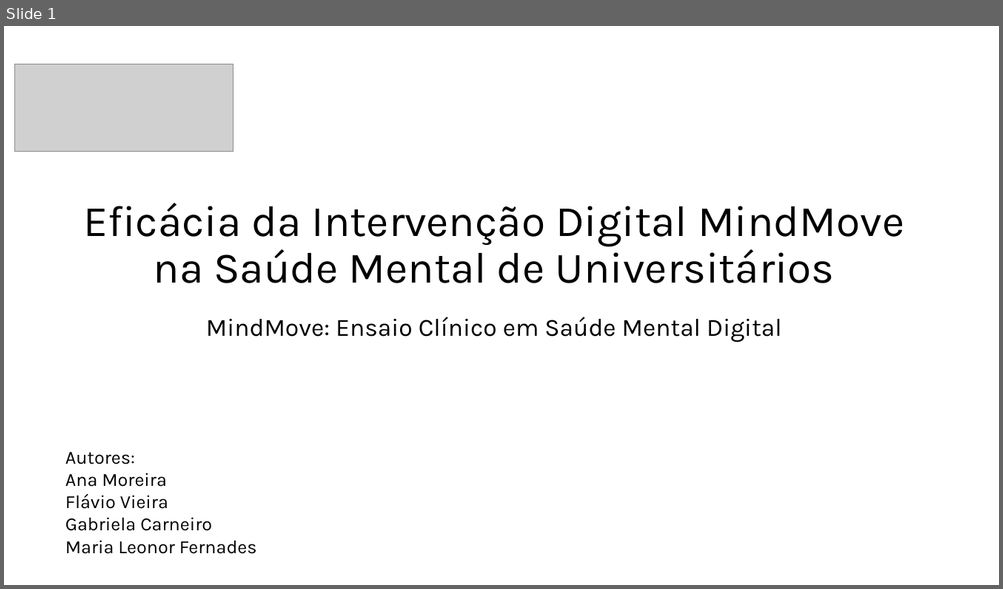
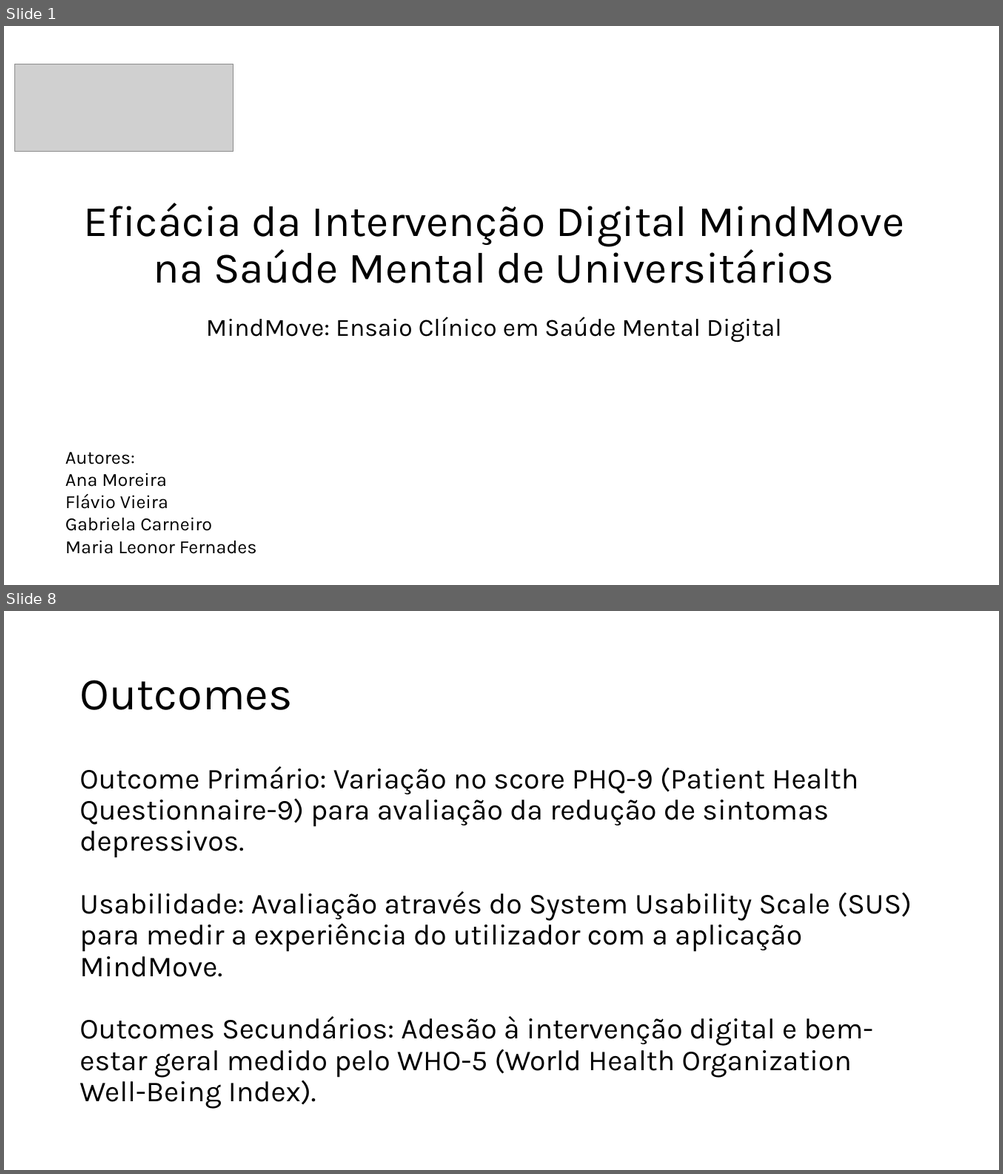
Before and after one commit to sofiawxys/Projeto_FerramentasProdutividade_G_2_E3, a slide deck: projeto_fp_tp10.pptx. Shown one above the other, each under a label of ours: slide 1 before the commit, slides 1 and 8 after it; the slides between them are not shown. The pictures are 1003x589 and 1003x1174 pixels, drawn with LibreOffice and Linux fonts; fonts in the diff are those of the drawing; grey boxes stand for pictures; background and template pictures are left out. Boxes give left, top, right and bottom in pixels: in the first picture for what was removed or moved away, otherwise in the second. Text is boxed around its words. In the diff, an @@ line names an element or a change of style, - is before the commit and + after.

```diff
--- a/projeto_fp_tp10.pptx
+++ b/projeto_fp_tp10.pptx
@@ slide 8 added at box(4, 611, 999, 1170), background #FFFFFF @@
@@ title added at box(79, 680, 292, 710), 44 pt, text #000000 @@
+Outcomes
@@ text added at box(79, 766, 911, 1109), 28 pt, text #000000 @@
+Outcome Primário: Variação no score PHQ-9 (Patient Health Questionnaire-9) para avaliação da redução de sintomas depressivos.
+Usabilidade: Avaliação através do System Usability Scale (SUS) para medir a experiência do utilizador com a aplicação MindMove.
+Outcomes Secundários: Adesão à intervenção digital e bem-estar geral medido pelo WHO-5 (World Health Organization Well-Being Index).
```
Also in this commit, not shown: 5 slides changed, 3 other slides added, 4 slides removed.
